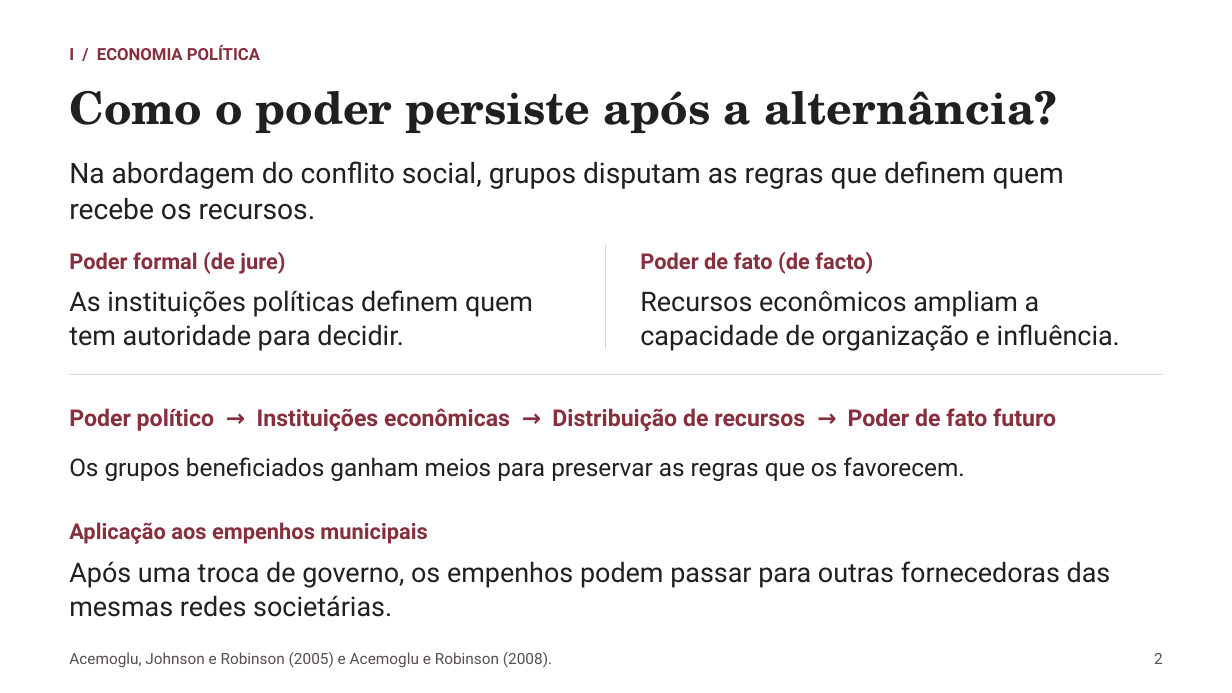
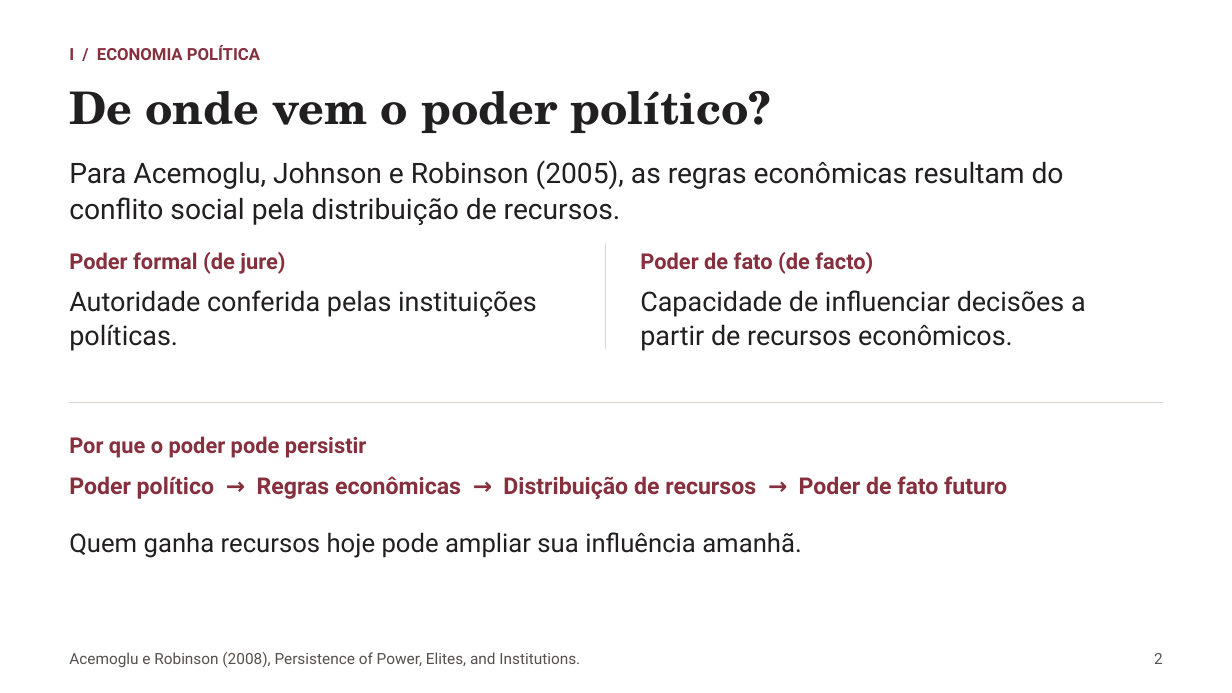
Before and after one commit to rafaelt0/redes-empresariais-alternancia-politica, a slide deck: slide 2 of output/deck.pptx. Drawn at 1232x693 pixels with LibreOffice and Linux fonts; fonts in the diff are those of the drawing. Boxes give left, top, right and bottom in pixels: in the first picture for what was removed or moved away, otherwise in the second. Text is boxed around its words. In the diff, an @@ line names an element or a change of style, - is before the commit and + after.

Commit message:
feat: separar teoria política e aplicação às redes fornecedoras

```diff
--- a/output/deck.pptx
+++ b/output/deck.pptx
@@ text at (69, 91, 772, 133): text changed @@
-Como o poder persiste após a alternância?
+De onde vem o poder político?
@@ text at (69, 160, 1064, 225): text changed @@
-Na abordagem do conflito social, grupos disputam as regras que definem quem recebe os recursos.
+Para Acemoglu, Johnson e Robinson (2005), as regras econômicas resultam do conflito social pela distribuição de recursos.
@@ text at (69, 290, 537, 351): text changed @@
-As instituições políticas definem quem tem autoridade para decidir.
+Autoridade conferida pelas instituições políticas.
@@ text at (640, 290, 1086, 351): text changed @@
-Recursos econômicos ampliam a capacidade de organização e influência.
+Capacidade de influenciar decisões a partir de recursos econômicos.
@@ line moved from (69, 374) - (1163, 374) to (69, 403) - (1163, 403) @@
@@ text added at (69, 436, 366, 458), 17 pt, text #862F3D, bold @@
+Por que o poder pode persistir
@@ text at (69, 476, 1007, 499): text changed @@
-Poder político → Instituições econômicas → Distribuição de recursos → Poder de fato futuro
+Poder político → Regras econômicas → Distribuição de recursos → Poder de fato futuro
@@ text removed at (69, 457, 964, 481) @@
-Os grupos beneficiados ganham meios para preservar as regras que os favorecem.
@@ text at (69, 532, 802, 558): text changed; size 17 to 20 pt; text colour #862F3D to #221F20; bold off @@
-Aplicação aos empenhos municipais
+Quem ganha recursos hoje pode ampliar sua influência amanhã.
@@ text removed at (69, 561, 1111, 617) @@
-Após uma troca de governo, os empenhos podem passar para outras fornecedoras das mesmas redes societárias.
@@ text at (69, 652, 580, 667): text changed @@
-Acemoglu, Johnson e Robinson (2005) e Acemoglu e Robinson (2008).
+Acemoglu e Robinson (2008), Persistence of Power, Elites, and Institutions.
```
Also in this commit, not shown: 6 other slides changed, 1 slide added, 4 other files.
